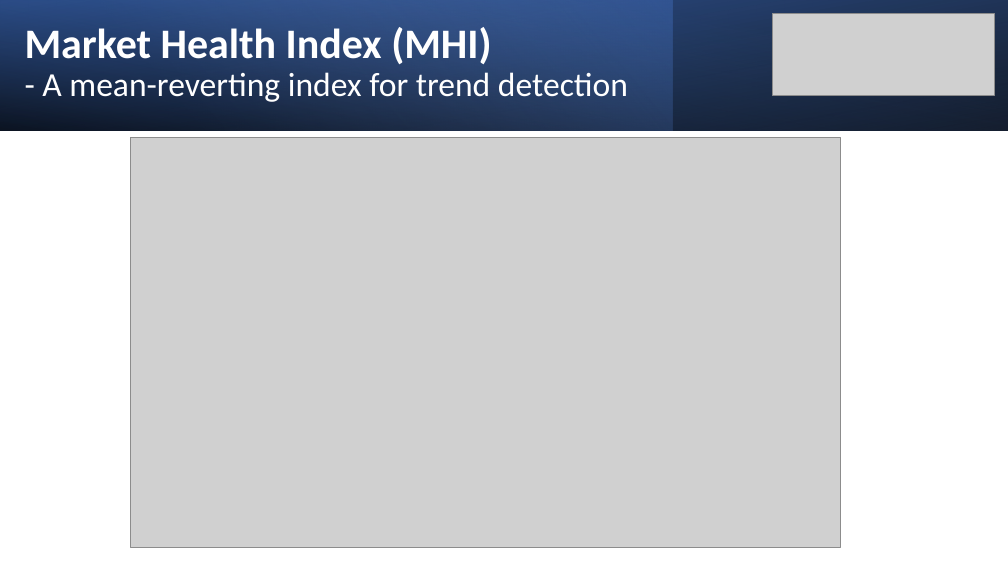
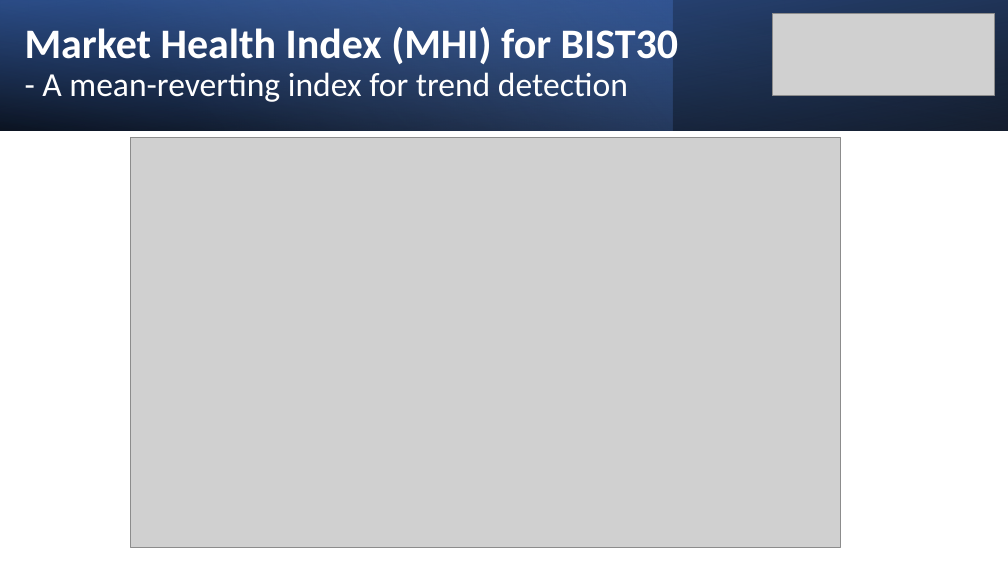
Before and after one commit to MarkovMarkowitz/MarkovMarkowitz, a slide deck: slide 7 of INVESTOR PRESENTATIONS/Investor Presentation v3_KEREM.pptx (slide 5 before the commit). Drawn at 1008x567 pixels with LibreOffice and Linux fonts; fonts in the diff are those of the drawing; grey boxes stand for pictures. Boxes give left, top, right and bottom in pixels: in the first picture for what was removed or moved away, otherwise in the second. Text is boxed around its words. In the diff, an @@ line names an element or a change of style, - is before the commit and + after.

Commit message:
presentations

```diff
--- a/INVESTOR PRESENTATIONS/Investor Presentation v3_KEREM.pptx
+++ b/INVESTOR PRESENTATIONS/Investor Presentation v3_KEREM.pptx
@@ title at box(25, 27, 678, 102): text changed @@
-Market Health Index (MHI)
-- A mean-reverting index for trend detection
+Market Health Index (MHI) for BIST30
+- A mean-reverting index for trend detection
```
Also in this commit, not shown: 2 other slides changed, 3 slides added, 7 other files.
